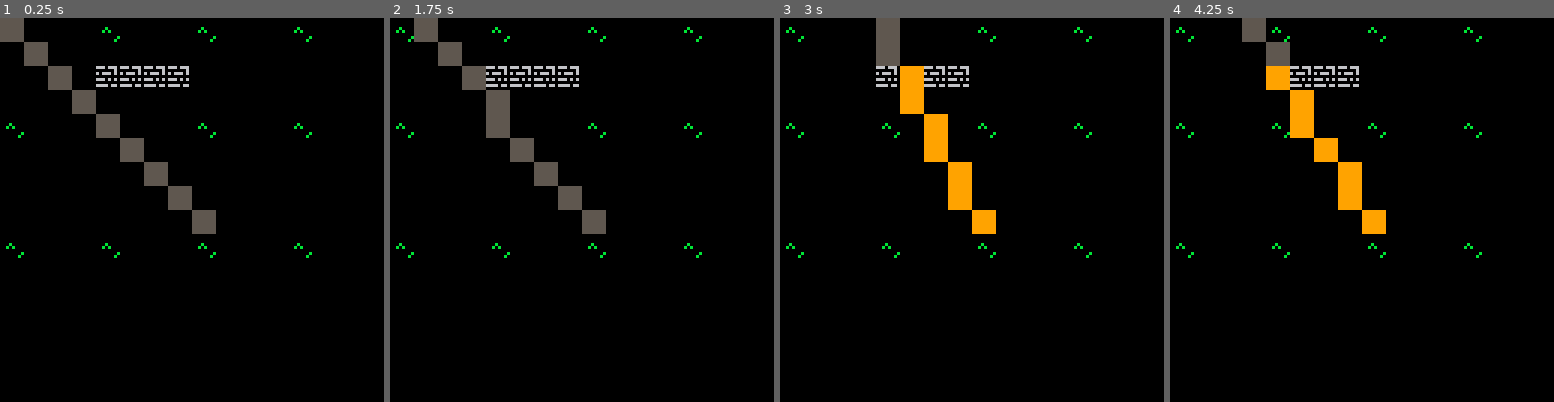
Above: before the commit, frames 1-4 (left to right).
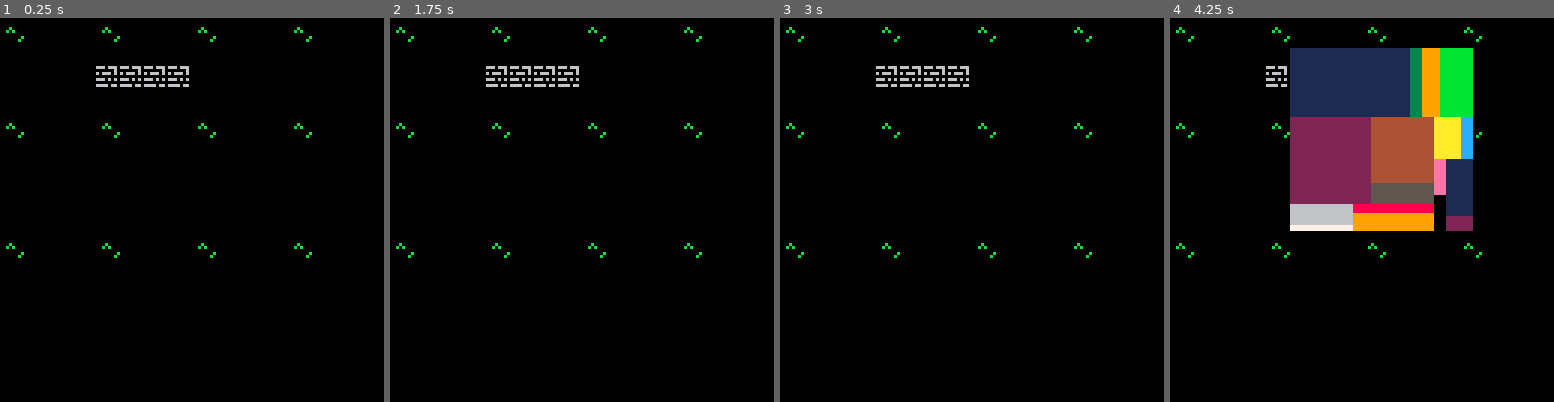
Above: after the commit, the same moments.

Repository: chebastian/picoabyss
Game: PICO-8 cartridge playground.p8
The game is run twice, just before and just after one commit, with the same random seed, the same clock (stepped at 60 frames per second) and the same inputs.
Inputs:
- Up to frame 1 (0.25 s): no input
- Up to frame 2 (1.75 s): hold Right from 1.6 s (still down)
- Up to frame 3 (3 s): release Right at 2.1 s; hold Up 2.15-2.42 s; hold Right from 2.47 s (still down)
- Up to frame 4 (4.25 s): release Right at 3.03 s; hold Left 3.08-3.58 s; hold Down 3.63-3.97 s; hold Right from 4.02 s (still down)

The runs differ from the first frame. In frame 1, 3.5% of the frame differs, in the area x 0-57%, y 0-57%; in frame 2, 3.5%; in frame 3, 3.5%; in frame 4, 23%, in the area x 18-79%, y 0-57%.

Commit message:
update playground with bsp test

Diff:
--- a/playground.p8
+++ b/playground.p8
@@ -8,7 +8,7 @@
 	_wnd = {}
 
 	_px,_py = 0,0
-	_drw_dbg = true
+	_drw_dbg = false
 	_upd = upd_game
 	_drw = drw_game
 	push_upd(upd_game)
@@ -17,19 +17,78 @@
 	dir8 = {p(-1,0),p(-1,1),p(-1,-1),
 	        p(0,1),p(0,-1),
 	        p(1,0), p(1,1), p(1,-1)}
-
-	l1 = myline(0,0,10,4)
-	lines =
-	{
---		myline(0,0,4,4), -- \
---		myline(6,6,8,0), -- /
---		myline(0,6,5,5),  -- -
---		myline(12,12,0,8),  -- -
-	}
 end
 
 function dbg(str)
  add(_dbg,str)
+end
+
+function rct(x,y,w,h)
+ return {x=x,y=y,w=w,h=h}
+end
+
+function spl_rct(r,hor)
+-- local hor = r.w >= r.h
+-- local sp = rnd()
+ local sp = max(.4,rnd())
+ local nw,nh = flr(r.w*sp),flr(r.h*sp)
+ if hor then
+  return rct(r.x,r.y,nw,r.h),
+  							rct(r.x+nw,r.y,r.w-nw,r.h)
+ else
+  return rct(r.x,r.y,r.w,r.h),
+  							rct(r.x,r.y+nh,
+  							r.w,r.h-nh)
+ end
+end
+
+function pr_r(rc)
+ return "x:"..rc.x.." ,y:"..rc.y
+    				.." ,w:"..rc.w.." ,h:"..rc.h
+end
+
+_rcts = {}
+
+function regen()
+  local sz = 60
+  local w,h = sz,sz
+  local rc = rct(40,10,max(5,w),max(5,h))
+  local iters = 5
+  local rs = {rc}
+
+  while iters > 0 do
+  	local nxt = {}
+   for ir in all(rs) do
+    local hr = iters%2==0
+    local nl,nr = spl_rct(ir,hr)
+    add(nxt,nl)
+    add(nxt,nr)
+   end
+
+   rs = {}
+   for n in all(nxt) do
+   	add(rs,n)
+   end
+   iters-=1
+   if iters <= 0 then
+    return nxt
+   end
+  end
+end
+
+function drw_rct(r,c)
+ rectfill(r.x,r.y,
+ 									r.x+r.w,r.y+r.h,c)
+end
+
+function drw_rcts(rs)
+	local cs = {1,2,3,4,5,6,7,8,9,10,11,12,13,14,15}
+	local c = 0
+	for r in all(rs) do
+		c+=1
+		c%=#cs
+	 drw_rct(r,cs[c])
+	end
 end
 
 function _draw()
@@ -43,8 +102,22 @@
 --	end
 	reload(0x1000, 0x1000, 0x2000)
 
+ drw_rcts(_rcts)
+ drw_rcts(_gen_rct)
+
  if btnp(⬅️) then
- 	_px -= 1
+  	local x1,w1,x2,w2 = splt(0,10)
+  _dbg[3] = x1 .. ":" ..w1.. ","..x2 ..":"..w2
+  _dbg[4] = rnd()
+   local w,h = 10,10
+   --   local w,h = flr(rnd(10)),flr(rnd(10))
+   local rc = rct(0,0,w,h)
+   local r1,r2 = spl_rct(rc)
+   _dbg[5]=pr_r(r1)
+   _dbg[6]=pr_r(r2)
+   _gen_rct = regen()
+
+   _dbg[7] = "gen: ".. #_gen_rct
  elseif btnp(➡️) then
  	_px += 1
  elseif btnp(⬆️) then
@@ -52,26 +125,11 @@
  elseif btnp(⬇️) then
   _py += 1
  end
- local pl = myline(_px,_py,8,8)
- local ob = false
- for p in all(pl) do
- 	local tp = 1
- 	if(ob or mget(p.x,p.y) == 34) then
- 	 tp = 2
- 	 ob = true
- 	end
- 	mset(p.x,p.y,tp)
- end
-
- for l in all(lines) do
-	 for p in all(l) do
-	 	mset(p.x,p.y,1)
-	 end
- end
+
  if _drw_dbg then
 	 cursor(0,20)
 	 for i=1,10 do
---	  print(_dbg[#_dbg-i])
+	  print(_dbg[i])
 	 end
  end
 
@@ -94,6 +152,10 @@
 -->8
 -- test
 
+function splt(x,s)
+ local rw = max(.2,rnd(s))
+ return x,rw,x+rw,s-rw
+end
 
 function myline(x1,y1,x2,y2)
  local dx,dy = abs(x2-x1),
